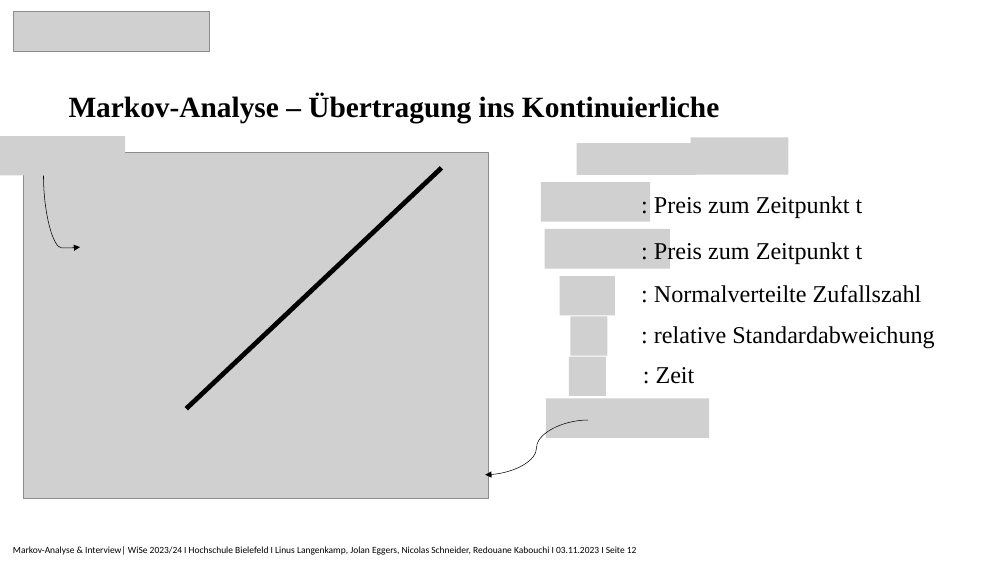
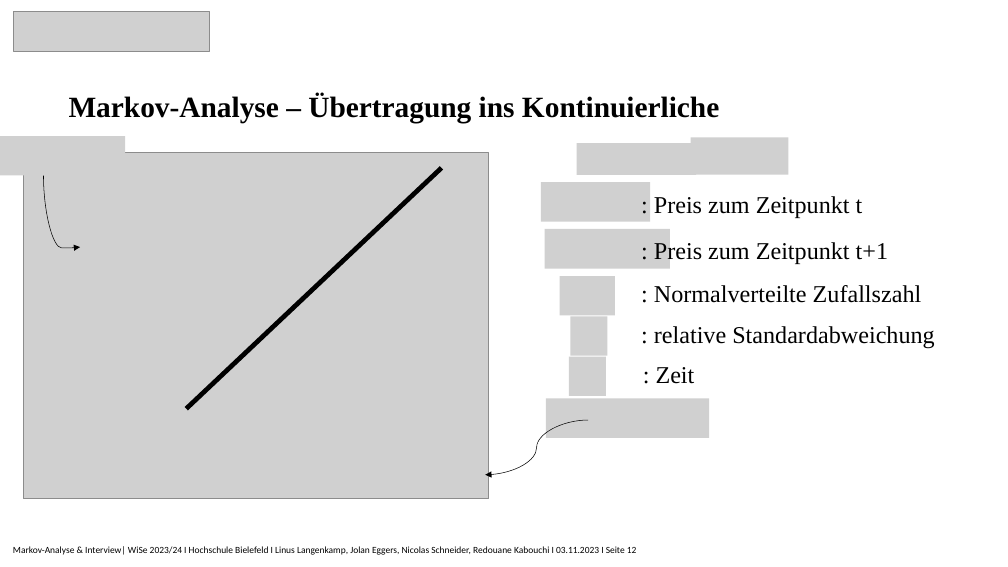
Before and after one commit to Nicolas2912/Risikomanagment_Rheinmetall, a slide deck: slide 12 of 2.Vortrag/Markov-Analyse_Präsentation.pptx. Drawn at 1008x567 pixels with LibreOffice and Linux fonts; fonts in the diff are those of the drawing; grey boxes stand for pictures. Boxes give left, top, right and bottom in pixels: in the first picture for what was removed or moved away, otherwise in the second. Text is boxed around its words. In the diff, an @@ line names an element or a change of style, - is before the commit and + after.

```diff
--- a/2.Vortrag/Markov-Analyse_Präsentation.pptx
+++ b/2.Vortrag/Markov-Analyse_Präsentation.pptx
@@ text at bbox=[654, 242, 888, 264]: text changed @@
-: Preis zum Zeitpunkt t
+: Preis zum Zeitpunkt t+1
```
Also in this commit, not shown: 3 other slides changed.
